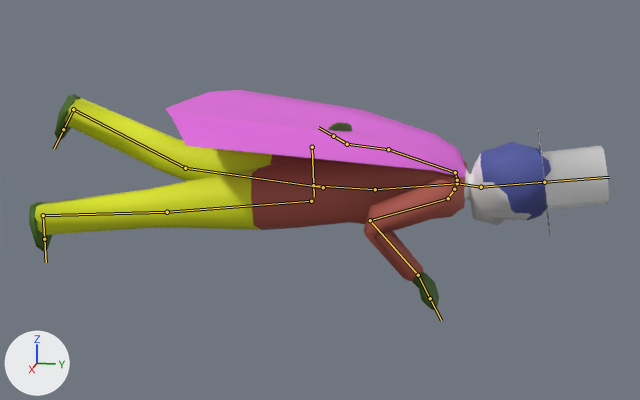
The FBX model Assets/Models/dancer2.fbx: old version first, new version second.
Before and after are seen from a 50 mm lens placed at (55.3, 11.7, 14.1), pointed at (-0.1, 0.6, 0.3). Arrows for +X, +Y and +Z are at lower left; the lights stay in place. Both versions are drawn at frame 1 of the action 'Armature|CircleAction'; the numbers are the values there. The bones that bend it are drawn over the model as lines.

The first picture shows 'Body', 'Circle'.
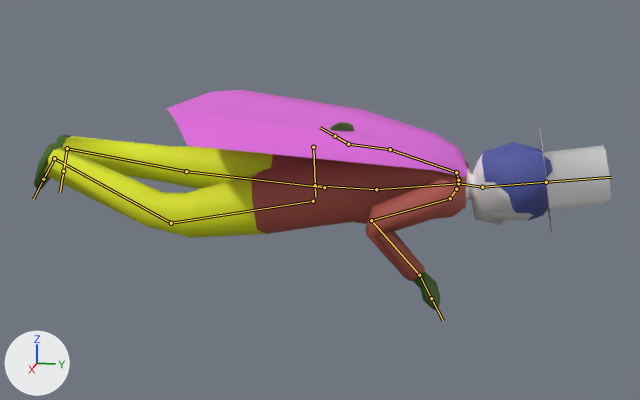
Changed parts and their boxes (x1, y1, x2, y2) in the pictures (640 x 400 px):
'Body', posed: before (29, 90, 551, 310); after (34, 90, 553, 310)
'Circle', posed: before (537, 125, 609, 235); after (539, 127, 611, 238)
bone 'thigh.l', root to tip: before (323, 187) to (185, 168); after (324, 187) to (186, 171)
bone 'shin.l', root to tip: before (185, 168) to (73, 109); after (186, 171) to (67, 148)
bone 'thigh.r', root to tip: before (311, 201) to (167, 212); after (313, 201) to (171, 223)
bone 'shin.r', root to tip: before (167, 212) to (43, 215); after (171, 223) to (54, 158)

Diff of the bpy script that builds the scene:
```diff
--- a/Assets/Models/dancer2.fbx.py
+++ b/Assets/Models/dancer2.fbx.py
@@ bone_thigh_l @@
 bone_thigh_l = bpy.data.objects['Armature'].pose.bones['thigh.l']  # child of 'root'
-bone_thigh_l.rotation_quaternion = (0.999, 0.0, 0.0, 0.047)  # degrees (0, 0, 5)
+bone_thigh_l.rotation_quaternion = (0.999, 0.0, 0.0, 0.034)  # degrees (0, 0, 4)
@@ bone_shin_l @@
 bone_shin_l = bpy.data.objects['Armature'].pose.bones['shin.l']  # child of 'thigh.l'
-bone_shin_l.rotation_quaternion = (0.988, -0.152, 0.0, 0.0)  # degrees (-17, 0, 0)
+bone_shin_l.rotation_quaternion = (1.0, -0.017, 0.0, 0.0)  # degrees (-2, 0, 0)
@@ bone_thigh_r @@
 bone_thigh_r = bpy.data.objects['Armature'].pose.bones['thigh.r']  # child of 'root'
-bone_thigh_r.rotation_quaternion = (0.998, 0.0, 0.0, -0.064)  # degrees (0, 0, -7)
+bone_thigh_r.rotation_quaternion = (0.995, 0.0, 0.0, -0.103)  # degrees (0, 0, -12)
@@ bone_shin_r @@
 bone_shin_r = bpy.data.objects['Armature'].pose.bones['shin.r']  # child of 'thigh.r'
-bone_shin_r.rotation_quaternion = (1.0, -0.003, 0.0, 0.0)  # degrees (0, 0, 0)
+bone_shin_r.rotation_quaternion = (0.951, -0.31, 0.0, 0.0)  # degrees (-36, 0, 0)
```
